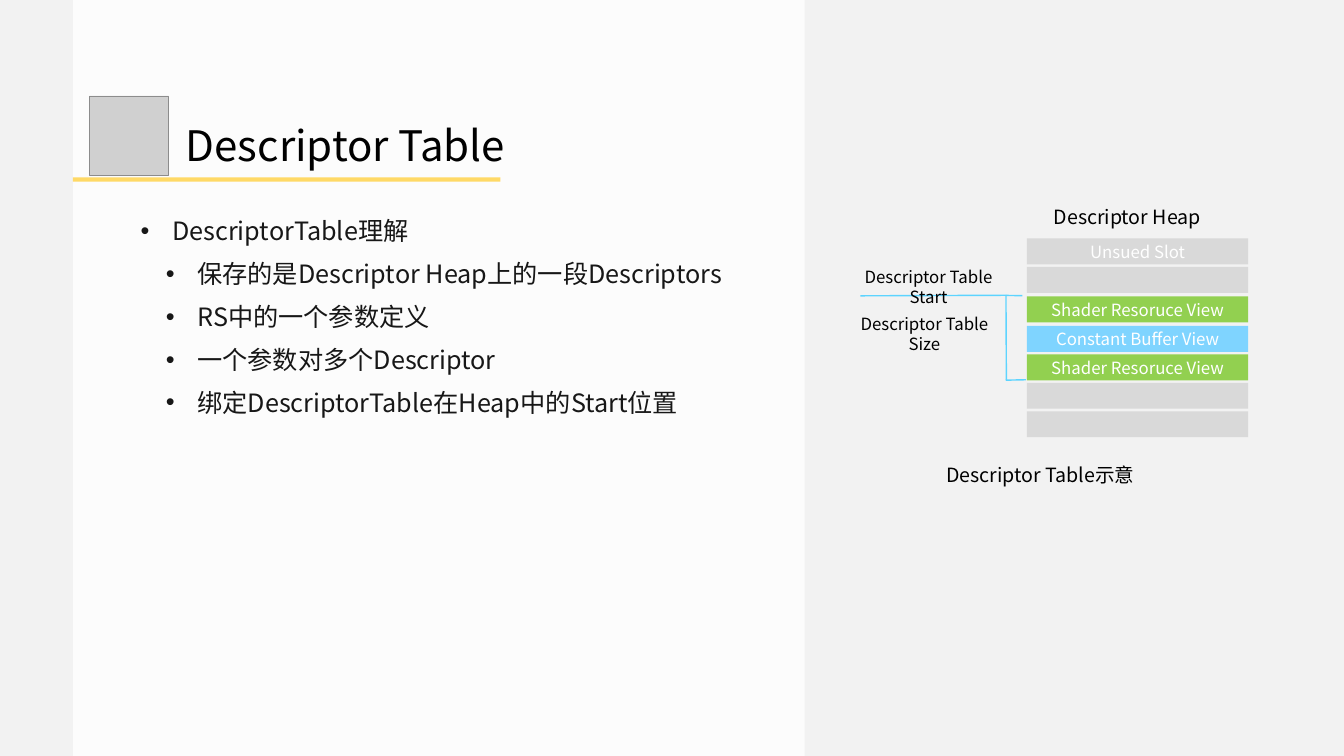
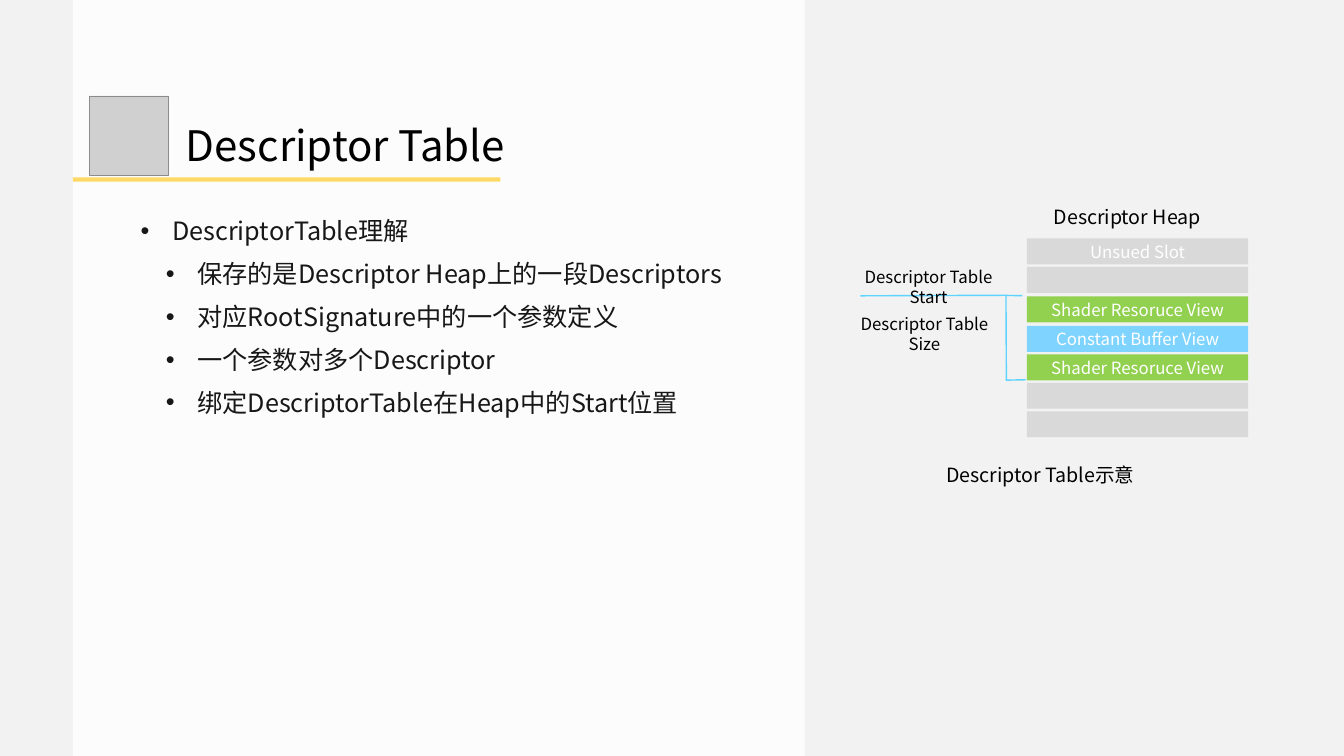
Before and after one commit to doomlover/KSGameEngineTutorials, a slide deck: slide 21 of PPTs/05.深入DX12绘制二.pptx (slide 25 before the commit). Drawn at 1344x756 pixels with LibreOffice and Linux fonts; fonts in the diff are those of the drawing; grey boxes stand for pictures. Boxes give left, top, right and bottom in pixels: in the first picture for what was removed or moved away, otherwise in the second. Text is boxed around its words. In the diff, an @@ line names an element or a change of style, - is before the commit and + after.

```diff
--- a/PPTs/05.深入DX12绘制二.pptx
+++ b/PPTs/05.深入DX12绘制二.pptx
@@ text at [197,304,618,332]: text changed @@
-  • RS中的一个参数定义
+  • 对应RootSignature中的一个参数定义
```
Also in this commit, not shown: 15 other slides changed, 2 slides added, 2 slides removed.
